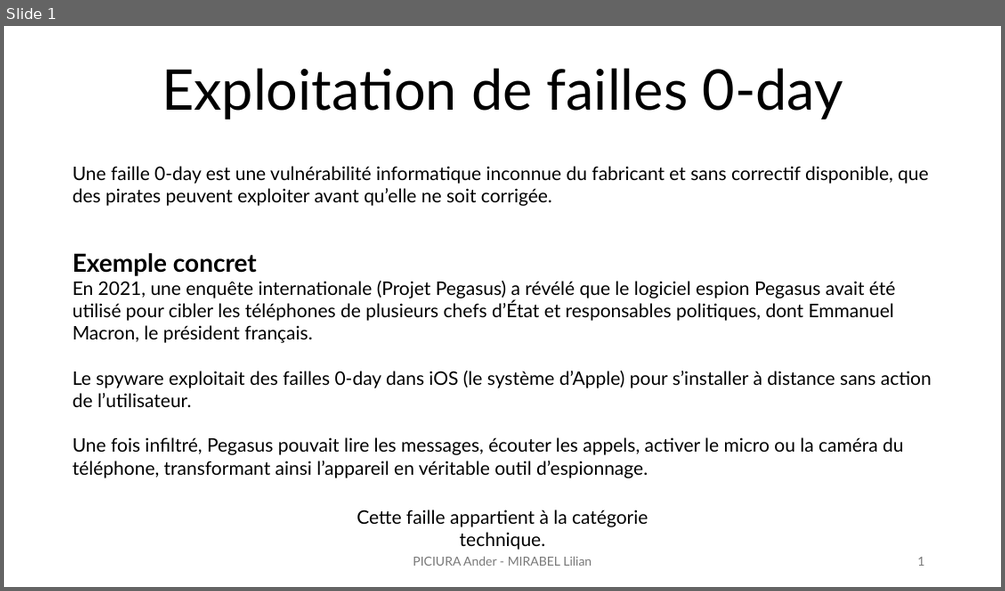
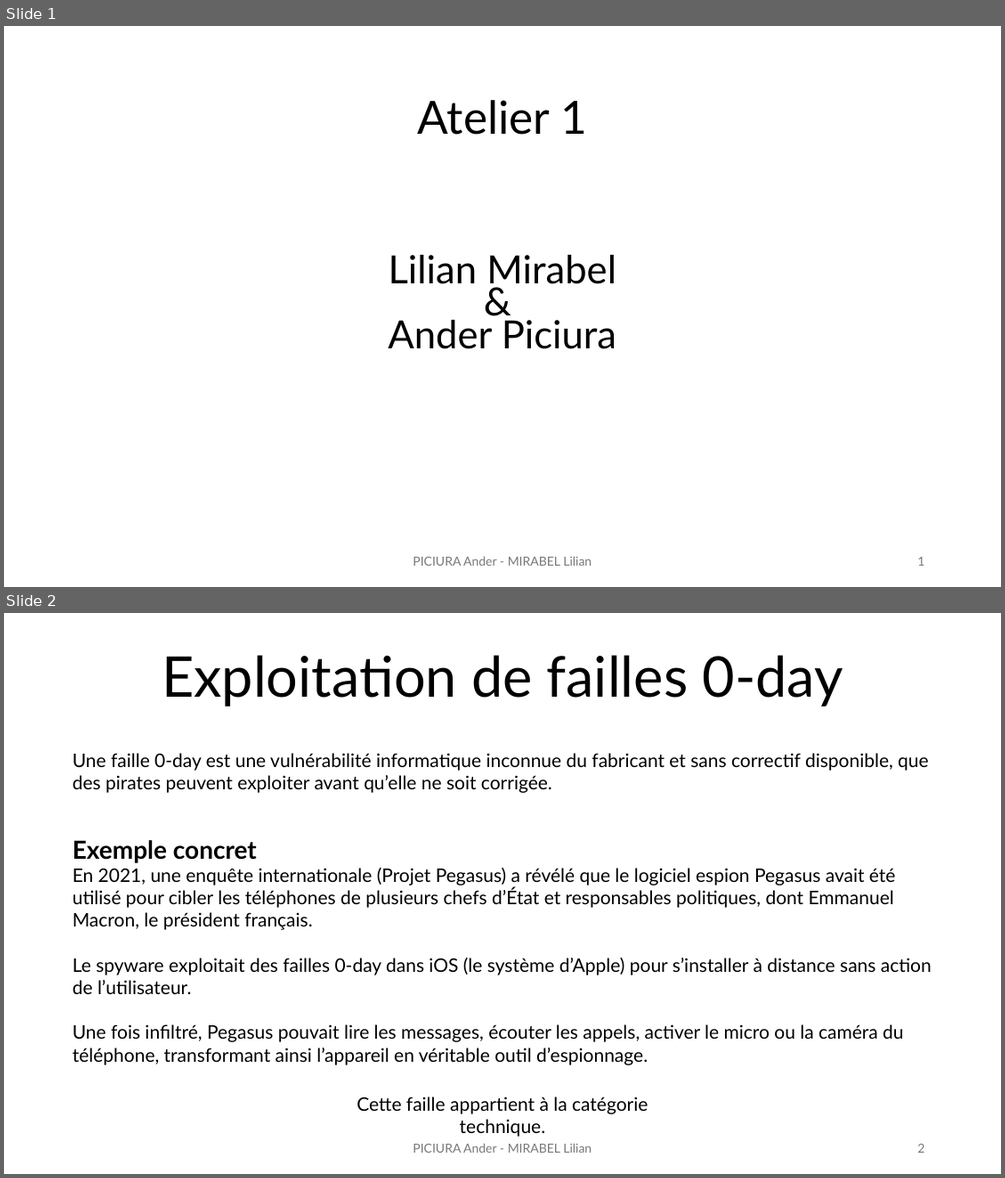
Before and after one commit to lilianmirabel/TPodoo, a slide deck: TP6_Exploitation_faille_0day_Lilian_Ander.pptx. Shown one above the other, each under a label of ours: slide 1 before the commit, slides 1 and 2 after it. The pictures are 1005x591 and 1005x1178 pixels, drawn with LibreOffice and Linux fonts; fonts in the diff are those of the drawing. Boxes give left, top, right and bottom in pixels: in the first picture for what was removed or moved away, otherwise in the second. Text is boxed around its words. In the diff, an @@ line names an element or a change of style, - is before the commit and + after.

```diff
--- a/TP6_Exploitation_faille_0day_Lilian_Ander.pptx
+++ b/TP6_Exploitation_faille_0day_Lilian_Ander.pptx
@@ slide 1 added at [4, 26, 1001, 587], background #FFFFFF @@
@@ title added at [418, 100, 587, 135], 44 pt, text #000000 @@
+Atelier 1
@@ text added at [388, 255, 616, 349], 37.4 pt, text #000000 @@
+Lilian Mirabel
+&
+Ander Piciura
@@ text added at [413, 556, 591, 565], 12 pt, text #797979 @@
+PICIURA Ander - MIRABEL Lilian
@@ page number added at [917, 556, 924, 565], 12 pt, text #797979 @@
+1
@@ what was slide 1 is now slide 2 @@
@@ page number at [917, 1143, 924, 1152]: text changed @@
-1
+2
```
Also in this commit, not shown: 5 slides changed, 1 other slide added.
